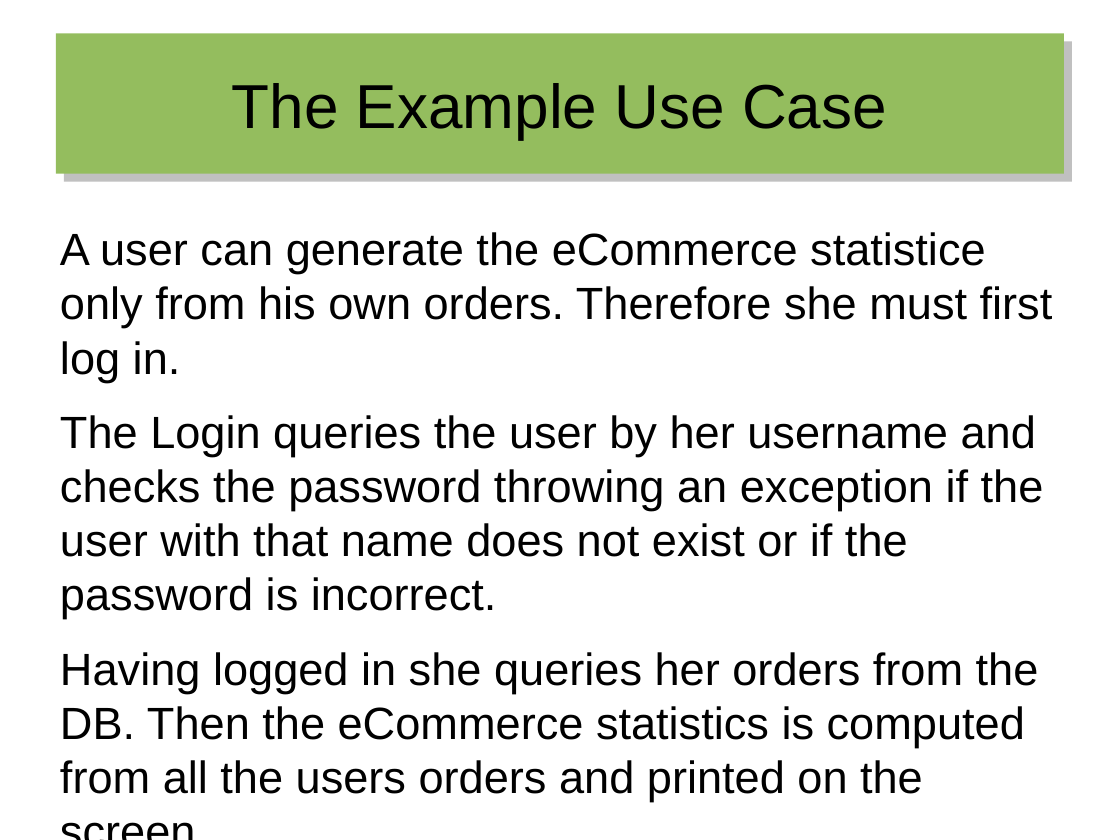
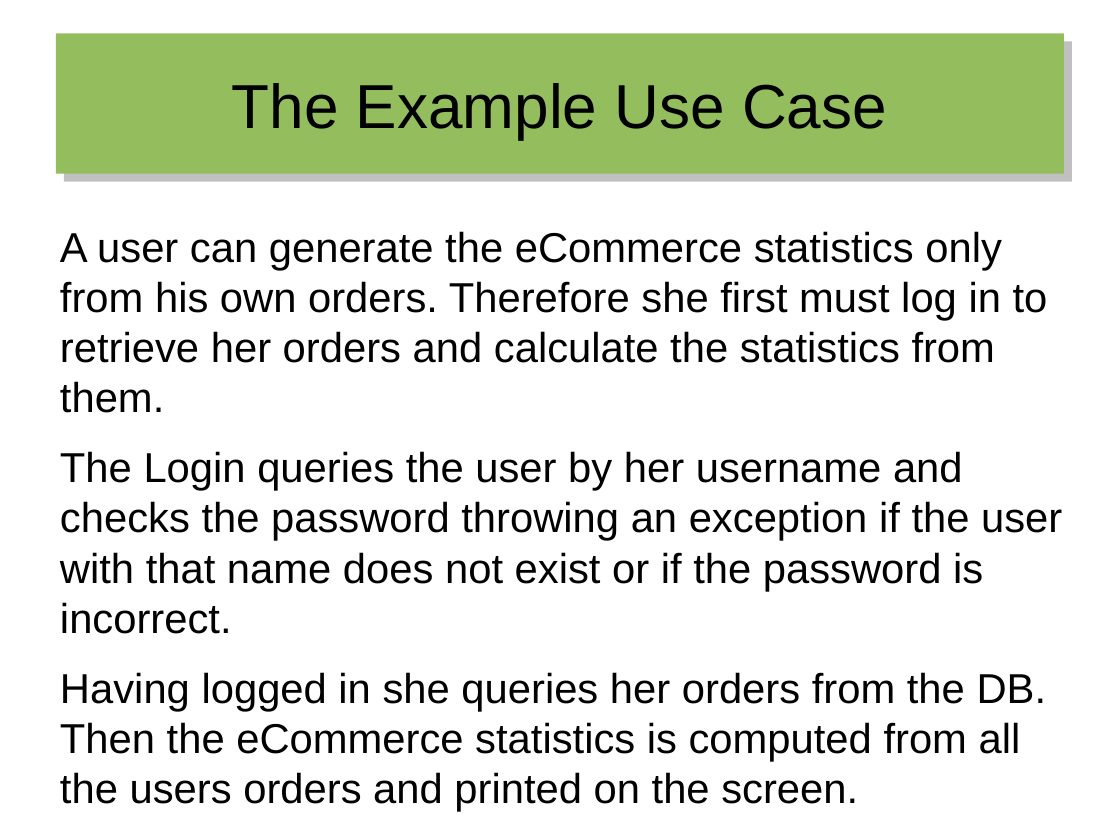
Before and after one commit to hermannhueck/reactive-mongo-access, a slide deck: slide 19 of Slides/2016-06_Reactive Mongo Access from Java 8.odp (slide 18 before the commit). Drawn at 1120x840 pixels with LibreOffice and Linux fonts; fonts in the diff are those of the drawing. Boxes give left, top, right and bottom in pixels: in the first picture for what was removed or moved away, otherwise in the second. Text is boxed around its words. In the diff, an @@ line names an element or a change of style, - is before the commit and + after.

Commit message:
Scala Slides; New examples with Casbah driver; Some code improvements

```diff
--- a/Slides/2016-06_Reactive Mongo Access from Java 8.odp
+++ b/Slides/2016-06_Reactive Mongo Access from Java 8.odp
@@ text at (60,231,1048,413): text changed; size 32 to 29.6 pt @@
-A user can generate the eCommerce statistice only from his own orders. Therefore she must first log in.
+A user can generate the eCommerce statistics only from his own orders. Therefore she first must log in to retrieve her orders and calculate the statistics from them.
@@ text at (60,451,1062,762): size 32 to 29.6 pt in "The Login queries the user by her ...", "Having logged in she queries her orders ..." @@
```
Also in this commit, not shown: 33 other slides changed, 4 slides added, 1 slide removed, 30 other files.
